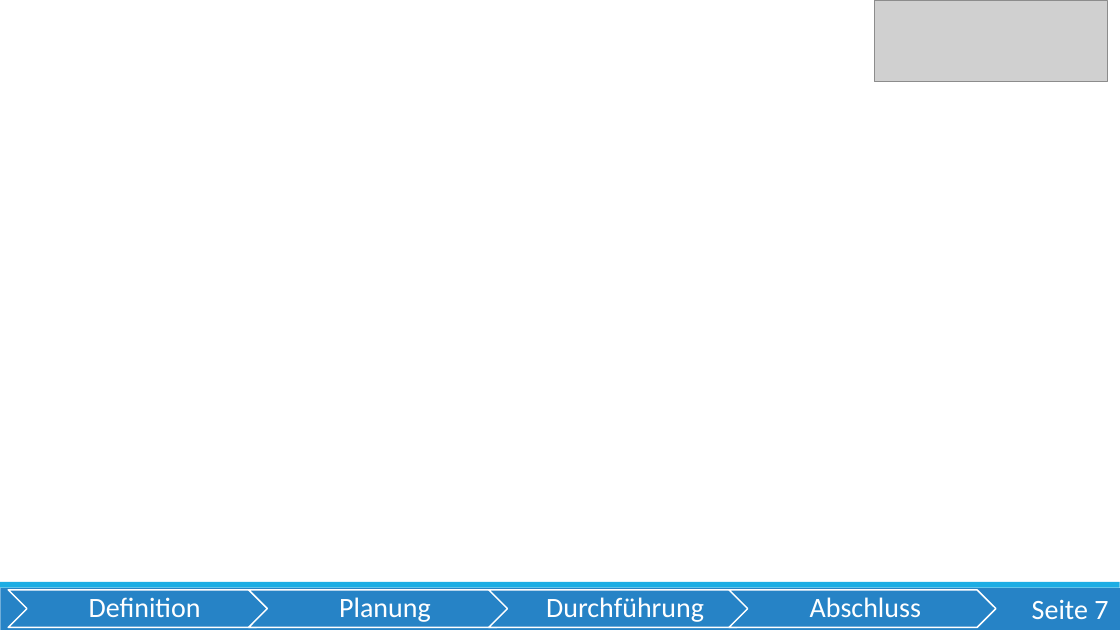
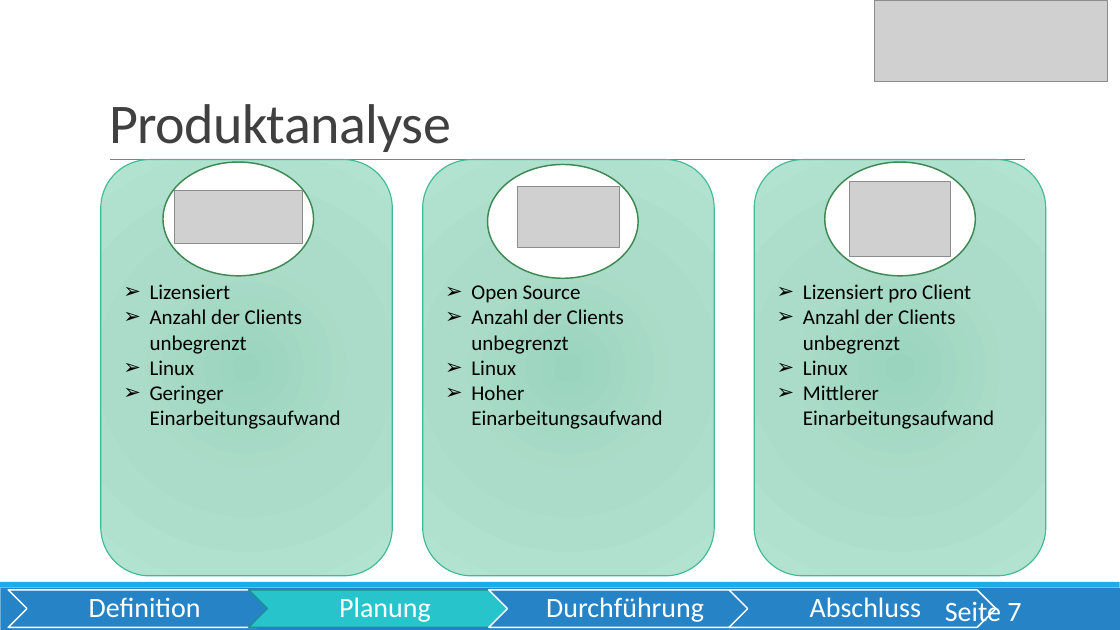
Before and after one commit to OberstufenprojektVOIP/OSP_VOIP, a slide deck: slide 7 of Pr-sentation/Präsentation VoIP_Alica.pptx. Drawn at 1120x630 pixels with LibreOffice and Linux fonts; fonts in the diff are those of the drawing; grey boxes stand for pictures. Boxes give left, top, right and bottom in pixels: in the first picture for what was removed or moved away, otherwise in the second. Text is boxed around its words. In the diff, an @@ line names an element or a change of style, - is before the commit and + after.

```diff
--- a/Pr-sentation/Präsentation VoIP_Alica.pptx
+++ b/Pr-sentation/Präsentation VoIP_Alica.pptx
@@ title added at bbox=[109, 104, 451, 152], 48 pt, text #404040 @@
+Produktanalyse
@@ rounded rectangle added at bbox=[101, 160, 392, 576], fill gradient #9BD5BE to #ABDCC9 to #B1E4D0, outline #42BA97 1 pt, 18 pt, text #000000 @@
+➢ Lizensiert
+➢ Anzahl der Clients unbegrenzt
+➢ Linux
+➢ Geringer Einarbeitungsaufwand
@@ line added from (110, 160) to (1026, 160), #808080 0.5 pt @@
@@ ellipse added at bbox=[163, 162, 313, 276], fill #FFFFFF, outline #3E8853 1.25 pt @@
@@ rounded rectangle added at bbox=[423, 160, 714, 576], fill gradient #9BD5BE to #ABDCC9 to #B1E4D0, outline #42BA97 1 pt, 18 pt, text #000000 @@
+➢ Open Source
+➢ Anzahl der Clients unbegrenzt
+➢ Linux
+➢ Hoher Einarbeitungsaufwand
@@ ellipse added at bbox=[487, 165, 638, 279], fill #FFFFFF, outline #3E8853 1.25 pt @@
@@ rounded rectangle added at bbox=[755, 160, 1046, 576], fill gradient #9BD5BE to #ABDCC9 to #B1E4D0, outline #42BA97 1 pt, 18 pt, text #000000 @@
+➢ Lizensiert pro Client
+➢ Anzahl der Clients unbegrenzt
+➢ Linux
+➢ Mittlerer Einarbeitungsaufwand
@@ ellipse added at bbox=[825, 162, 975, 276], fill #FFFFFF, outline #3E8853 1.25 pt @@
@@ picture added at bbox=[175, 191, 302, 244] @@
@@ picture added at bbox=[518, 187, 620, 247] @@
@@ picture added at bbox=[850, 181, 950, 257] @@
@@ chevron at bbox=[249, 590, 516, 628]: fill #2683C6 to #28C4CC; outline #FFFFFF 1.25 pt to #1E9197 1.25 pt @@
@@ page number rewrapped from bbox=[1032, 599, 1108, 619] to bbox=[945, 598, 1021, 628] @@
```
Also in this commit, not shown: 5 other slides changed, 1 slide removed.
